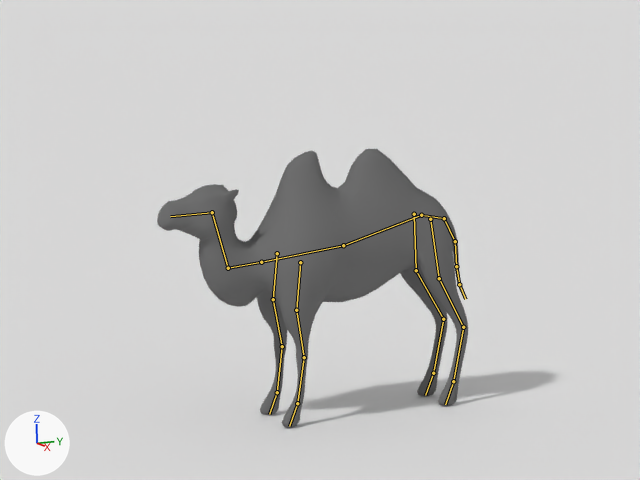
Renders of the Blender file camel.blend from each side of a commit.
Camera for both pictures: the file's camera 'Camera'. The axes (+X, +Y, +Z) are drawn at lower left. The lights are the same throughout. The bones that bend it are drawn over the model as lines.

Objects in the first picture: 'Camel', 'Plane'.
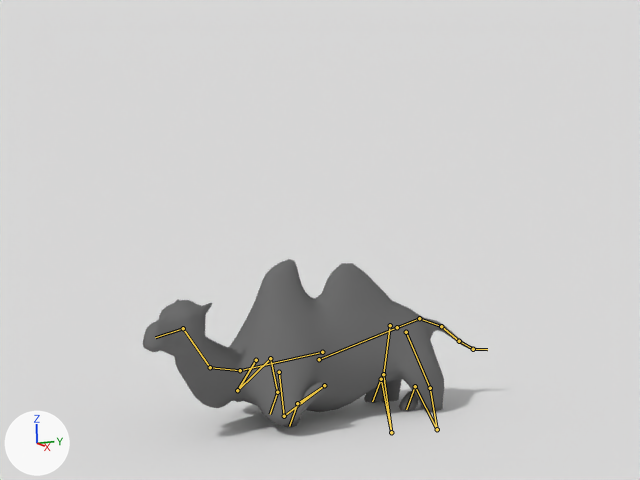
The newer file adds an action. The first version stands in its rest pose; the second is drawn at frame 15 of the action 'sit-down'.

Boxes [x1, y1, x2, y2] around the edits, measured in the pictures (640 x 480 px):
'Camel', posed (10% wider, 39% shorter): before [157, 149, 468, 427]; after [143, 259, 486, 427]
bone 'Body_front', root to tip: before (343, 245) to (261, 262); after (322, 352) to (240, 370)
bone 'Head', root to tip: before (212, 212) to (170, 216); after (183, 328) to (155, 337)
bone 'Body_back', root to tip: before (343, 245) to (421, 215); after (319, 359) to (397, 327)
bone 'Tail05', root to tip: before (459, 284) to (465, 299); after (473, 349) to (487, 349)
bone 'Toe.L', root to tip: before (453, 381) to (445, 404); after (415, 386) to (406, 409)
bone 'Toe.R', root to tip: before (433, 373) to (425, 395); after (381, 379) to (372, 401)

The change in detail:
Bone 'Body_front' (bone_body_front) moves from (0.0, 0.0, 0.0) to (0.0, 0.245, 0.705).
Bone 'Head' (bone_head) moves from (0.0, 0.0, 0.0) to (-0.149, 0.285, -0.723).
Bone 'Head' (bone_head) turns from (0, 0, 0) to (0, 0, 32) degrees about its own x, y and z.
Bone 'Body_back' (bone_body_back) moves from (0.0, 0.0, 0.0) to (0.0, -0.393, -0.697).
Bone 'Tail05' (bone_tail05) moves from (0.0, 0.0, 0.0) to (0.0, 0.479, -0.092).
Bone 'Tail05' (bone_tail05) turns from (0, 0, 0) to (58, 0, 0) degrees about its own x, y and z.
Bone 'Toe.L' (bone_toe_l) moves from (0.0, 0.0, 0.0) to (-0.005, 0.12, 0.28).
Bone 'Toe.R' (bone_toe_r) moves from (0.0, 0.0, 0.0) to (0.007, 0.165, 0.386).
